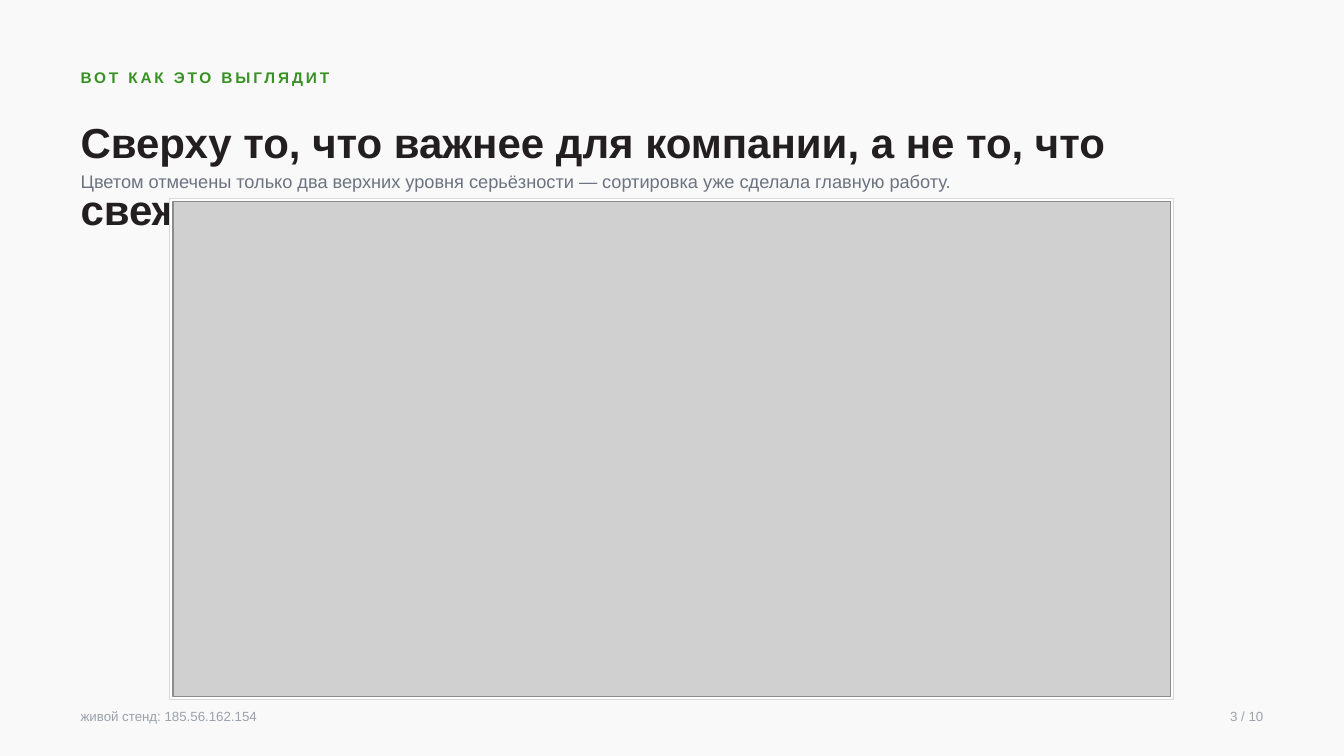
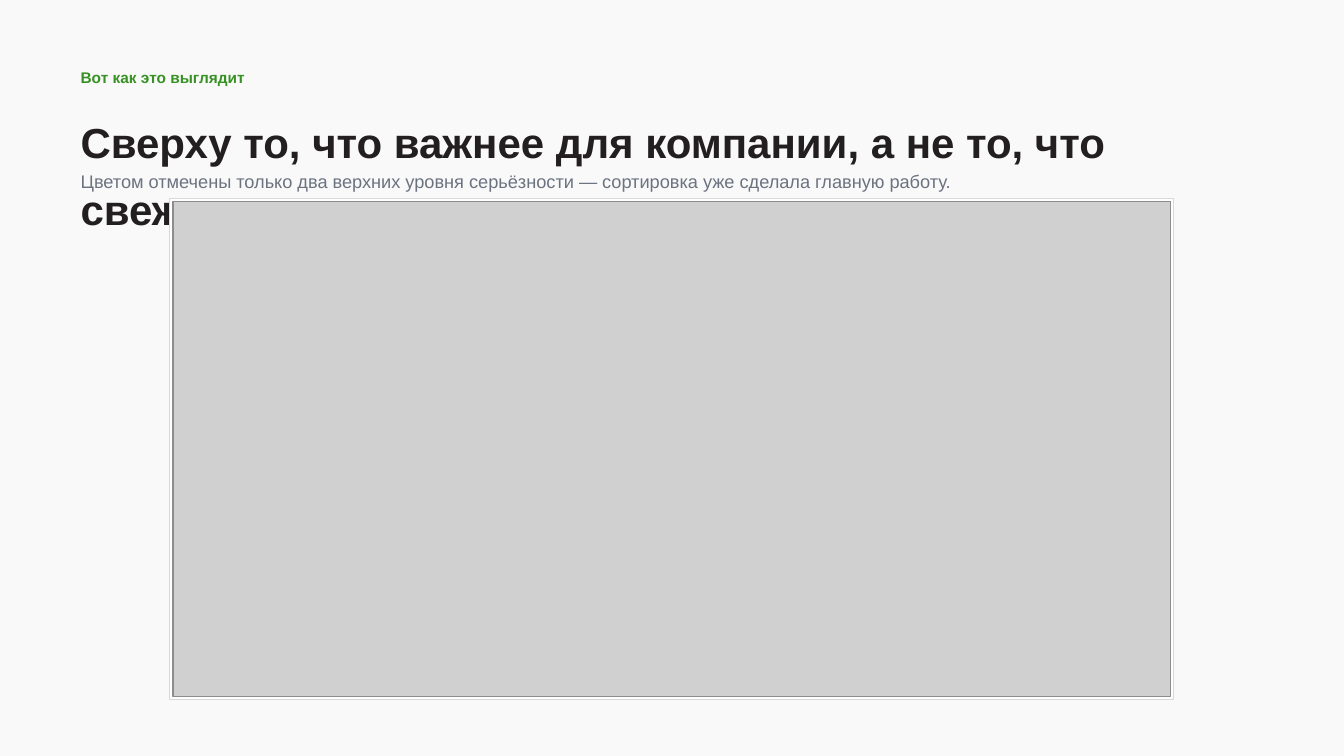
Before and after one commit to veceloe/ai-gpr-center-cifra, a slide deck: slide 4 of docs/product/build/presentation.pptx. Drawn at 1344x756 pixels with LibreOffice and Linux fonts; fonts in the diff are those of the drawing; grey boxes stand for pictures. Boxes give left, top, right and bottom in pixels: in the first picture for what was removed or moved away, otherwise in the second. Text is boxed around its words. In the diff, an @@ line names an element or a change of style, - is before the commit and + after.

```diff
--- a/docs/product/build/presentation.pptx
+++ b/docs/product/build/presentation.pptx
@@ text at (81,72,244,86): text changed @@
-ВОТ КАК ЭТО ВЫГЛЯДИТ
+Вот как это выглядит
@@ text removed at (81,711,257,724) @@
-живой стенд: 185.56.162.154
@@ text removed at (1230,712,1264,721) @@
-3 / 10
```
Also in this commit, not shown: 9 other slides changed, 3 other files.
